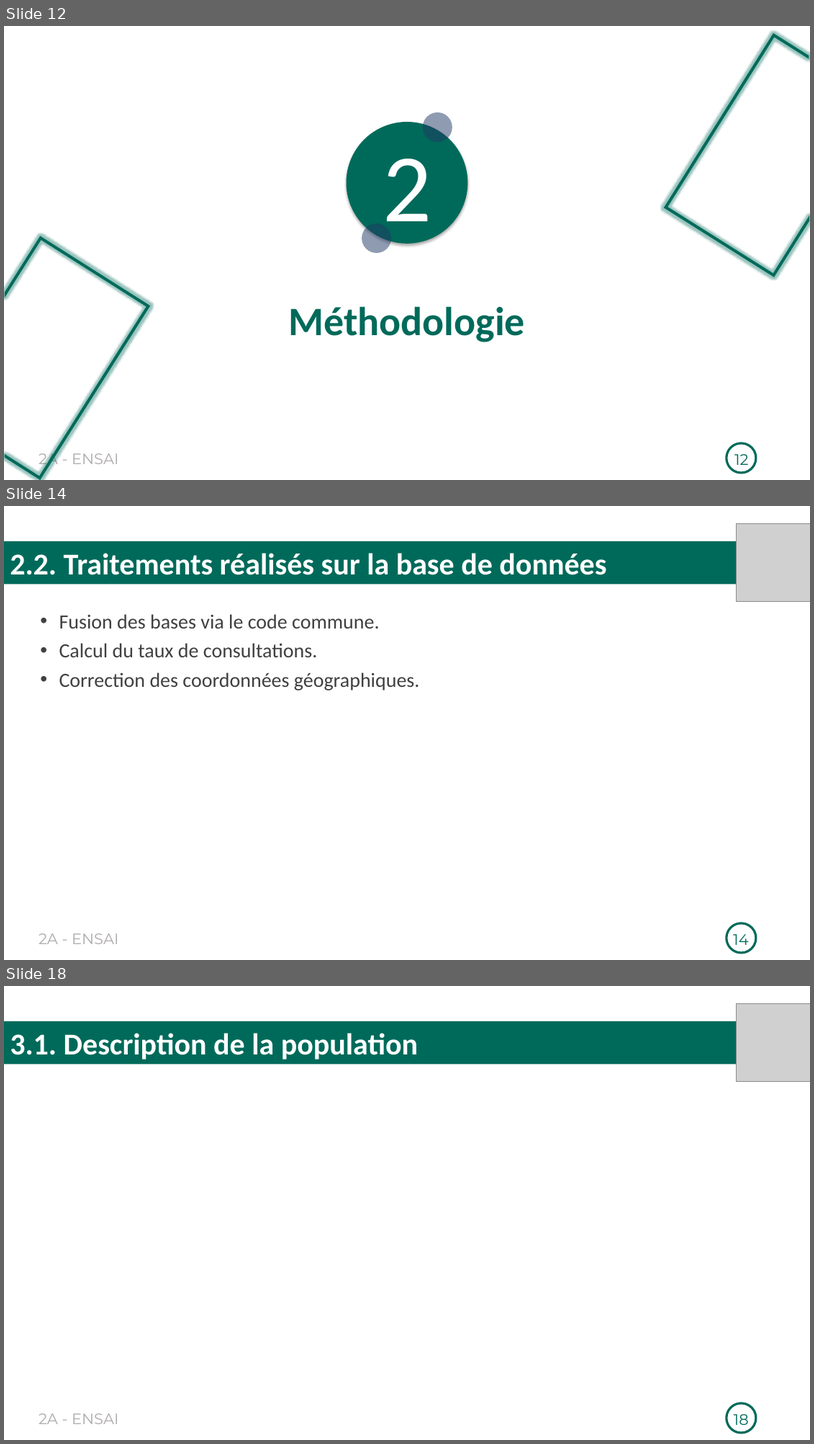
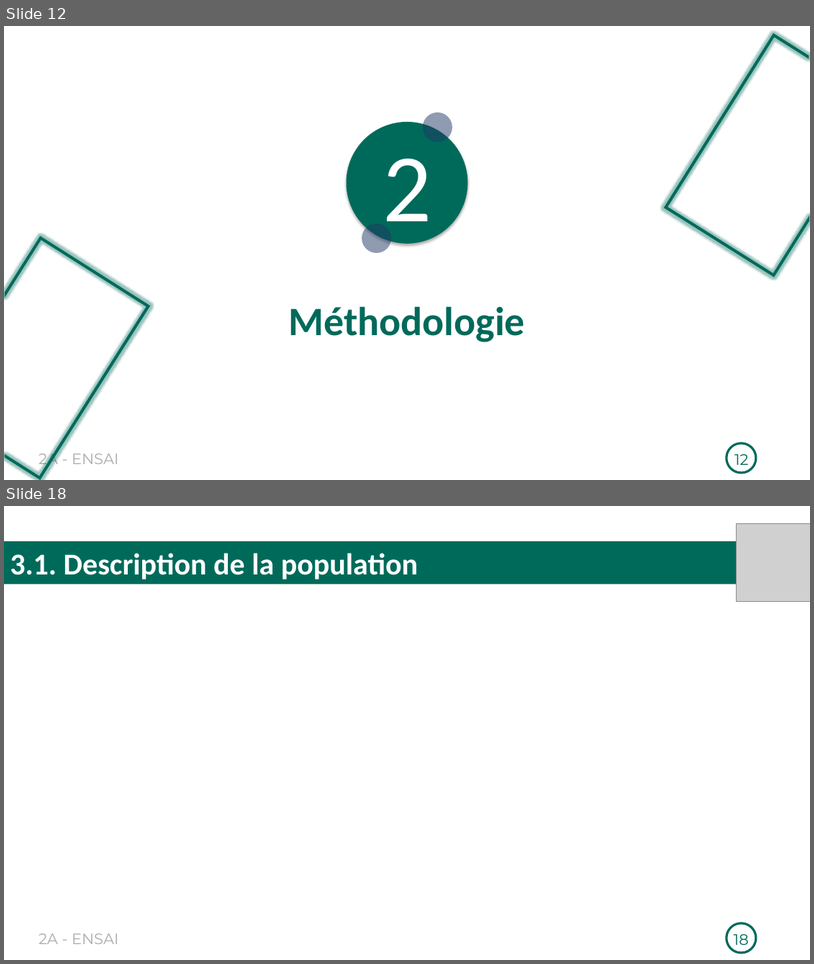
Before and after one commit to Richard-GOZAN/Projet-Stat-2A-Ensai, a slide deck: Présentation/Soutenance_Groupe25.pptx. Shown one above the other, each under a label of ours: slides 12, 14 and 18 before the commit, slides 12 and 18 after it; the slides between them are not shown. The pictures are 814x1444 and 814x964 pixels, drawn with LibreOffice and Linux fonts; fonts in the diff are those of the drawing; grey boxes stand for pictures. Boxes give left, top, right and bottom in pixels: in the first picture for what was removed or moved away, otherwise in the second. Text is boxed around its words. In the diff, an @@ line names an element or a change of style, - is before the commit and + after.

```diff
--- a/Présentation/Soutenance_Groupe25.pptx
+++ b/Présentation/Soutenance_Groupe25.pptx
@@ slide 14 removed at <box>4,506,810,960</box>, background #FFFFFF; not listed: 2 template elements that a slide beside it also shows @@
@@ picture removed at <box>737,523,810,601</box> @@
@@ rectangle removed at <box>4,541,810,584</box> @@
-2.2. Traitements réalisés sur la base de données
@@ text removed at <box>59,614,420,690</box> @@
-  • Fusion des bases via le code commune.
-  • Calcul du taux de consultations.
-  • Correction des coordonnées géographiques.
@@ page number removed at <box>733,934,748,949</box> @@
-14
```
Also in this commit, not shown: 13 slides changed, 3 slides added, 2 other slides removed, 1 other file.
